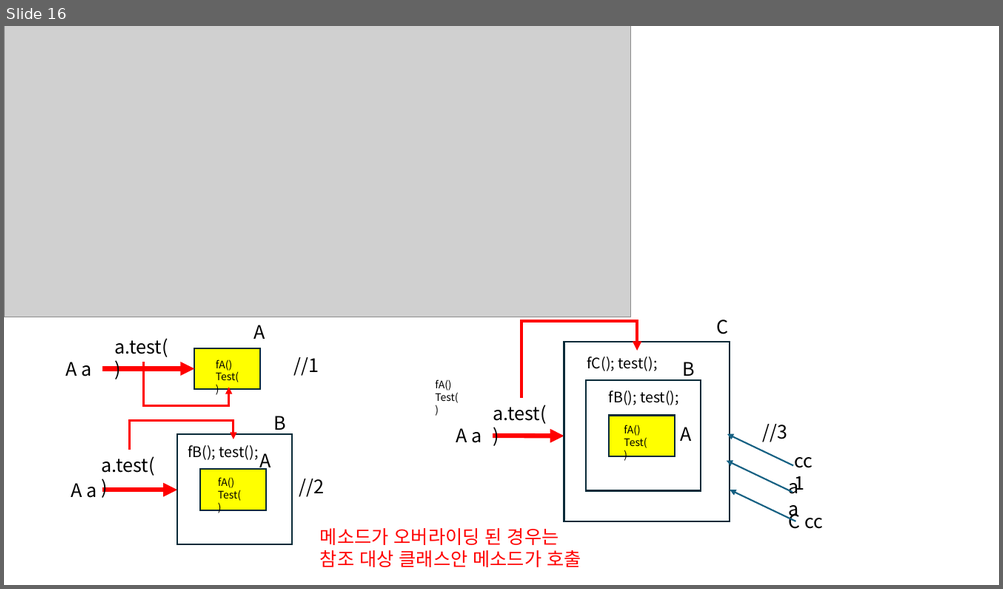
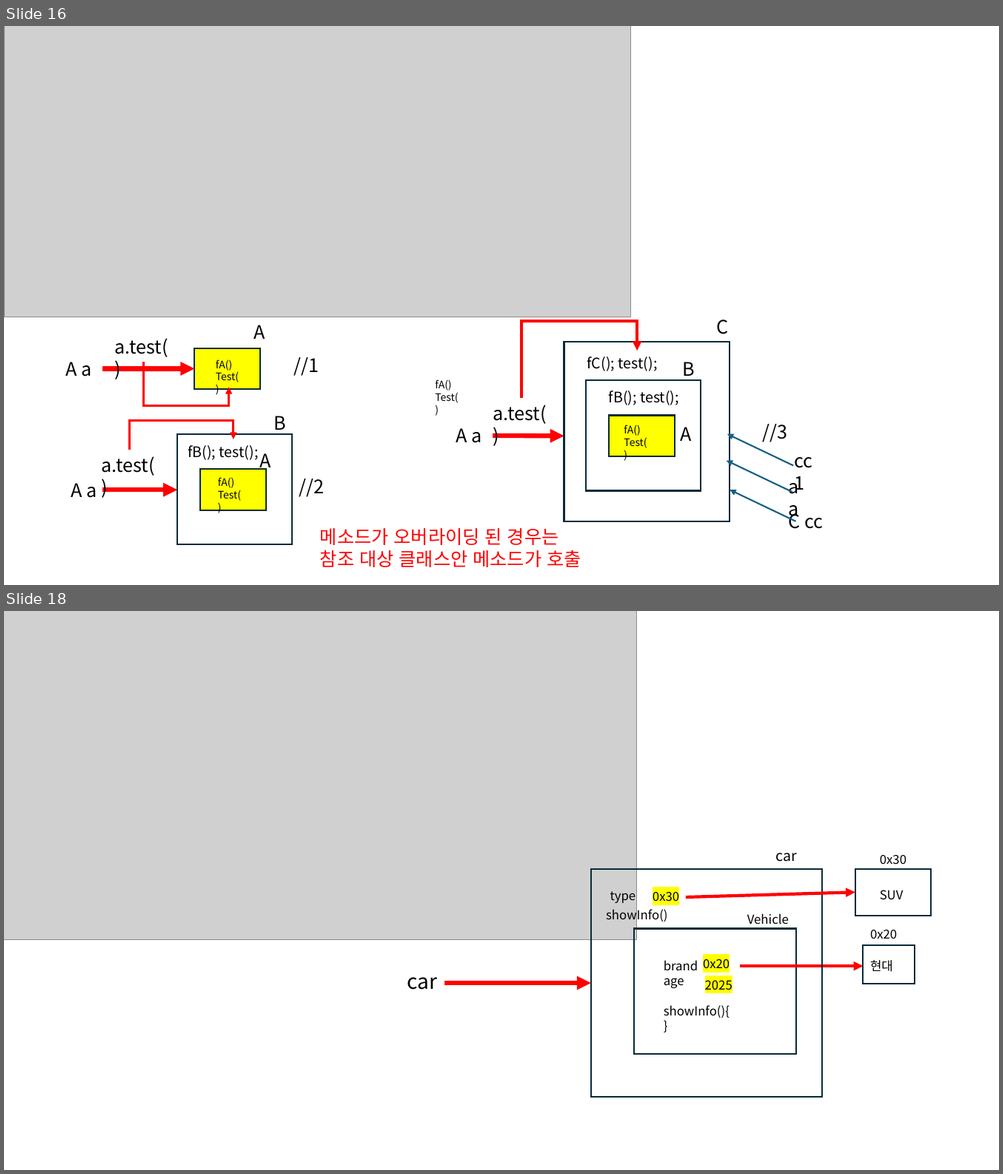
Before and after one commit to sinaboro/Java_20251020, a slide deck: java수업.pptm. Shown one above the other, each under a label of ours: slide 16 before the commit, slides 16 and 18 after it; the slides between them are not shown. The pictures are 1003x589 and 1003x1174 pixels, drawn with LibreOffice and Linux fonts; fonts in the diff are those of the drawing; grey boxes stand for pictures. Boxes give left, top, right and bottom in pixels: in the first picture for what was removed or moved away, otherwise in the second. Text is boxed around its words. In the diff, an @@ line names an element or a change of style, - is before the commit and + after.

```diff
--- a/java수업.pptm
+++ b/java수업.pptm
@@ slide 18 added at (x1=4, y1=611, x2=999, y2=1170), background #FFFFFF @@
@@ picture added at (x1=4, y1=611, x2=637, y2=941) @@
@@ text added at (x1=775, y1=853, x2=796, y2=862), 14 pt, text #000000 @@
+car
@@ rectangle added at (x1=590, y1=869, x2=822, y2=1097), outline #092A39 1.5 pt @@
@@ rectangle added at (x1=855, y1=869, x2=931, y2=916), outline #092A39 1.5 pt @@
@@ text added at (x1=879, y1=855, x2=906, y2=865), 12 pt, text #000000 @@
+0x30
@@ text added at (x1=610, y1=891, x2=636, y2=903), 12 pt, text #000000 @@
+type
@@ text added at (x1=652, y1=892, x2=679, y2=902), 12 pt, text #000000 @@
+0x30
@@ arrow added from (686, 897) to (855, 892), #FF0000 3 pt @@
@@ text added at (x1=879, y1=890, x2=903, y2=900), 12 pt, text #000000 @@
+SUV
@@ text added at (x1=606, y1=907, x2=668, y2=923), 12 pt, text #000000 @@
+showInfo()
@@ text added at (x1=747, y1=914, x2=788, y2=925), 12 pt, text #000000 @@
+Vehicle
@@ rectangle added at (x1=634, y1=929, x2=796, y2=1054), outline #092A39 1.5 pt @@
@@ text added at (x1=870, y1=930, x2=896, y2=939), 12 pt, text #000000 @@
+0x20
@@ text added at (x1=663, y1=960, x2=729, y2=1018), 12 pt, text #000000 @@
+brand
+age
+showInfo(){
+}
@@ text added at (x1=703, y1=960, x2=729, y2=968), 12 pt, text #000000 @@
+0x20
@@ rectangle added at (x1=862, y1=946, x2=914, y2=984), outline #092A39 1.5 pt @@
@@ text added at (x1=870, y1=960, x2=893, y2=972), 12 pt, text #000000 @@
+현대
@@ text added at (x1=407, y1=977, x2=437, y2=990), 20 pt, text #000000 @@
+car
@@ arrow added from (444, 983) to (590, 983), #FF0000 4.5 pt @@
@@ text added at (x1=705, y1=980, x2=732, y2=991), 12 pt, text #000000 @@
+2025
@@ arrow added from (740, 966) to (862, 966), #FF0000 3 pt @@
```
Also in this commit, not shown: 2 other slides added, 8 other files.
